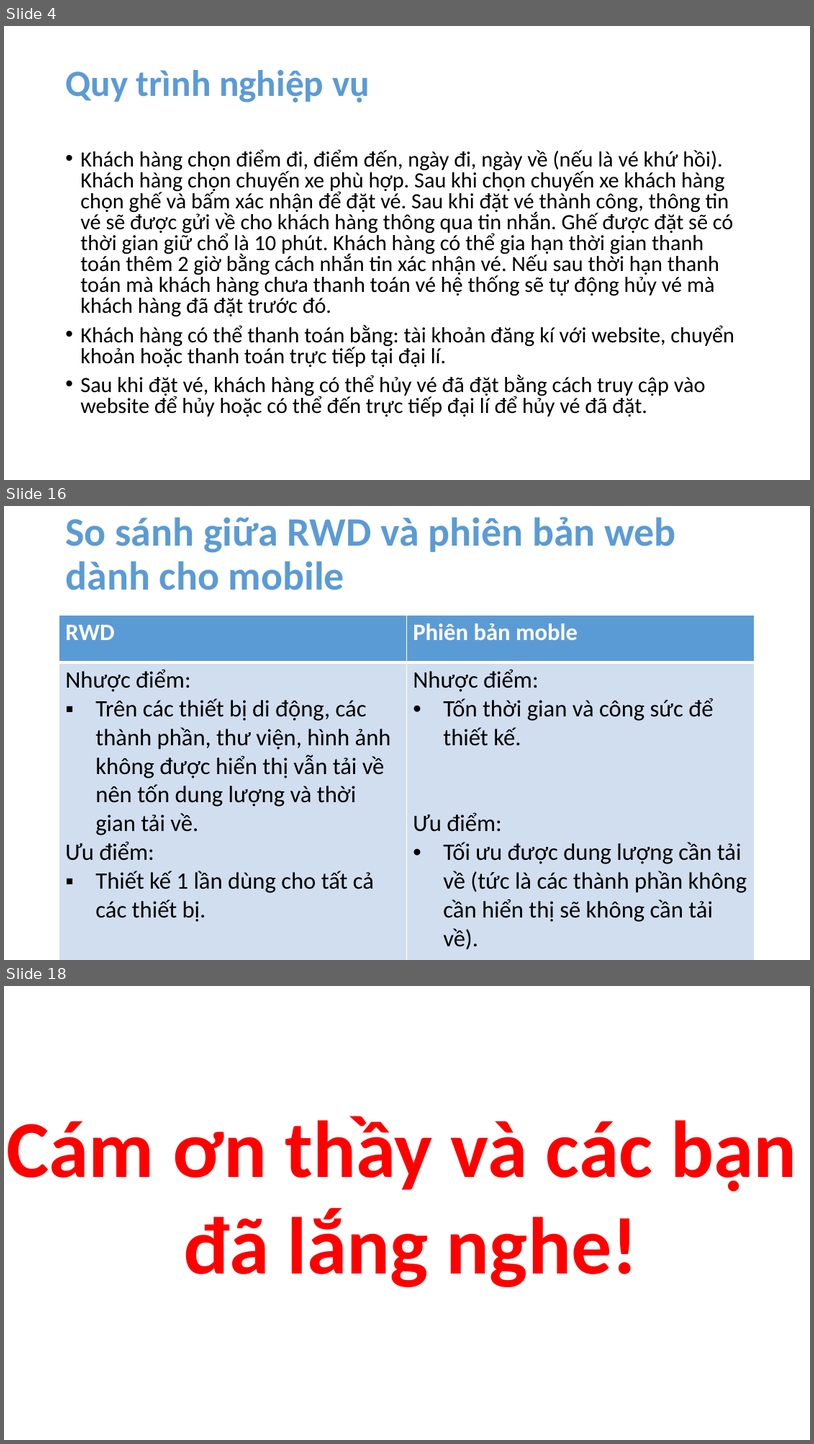
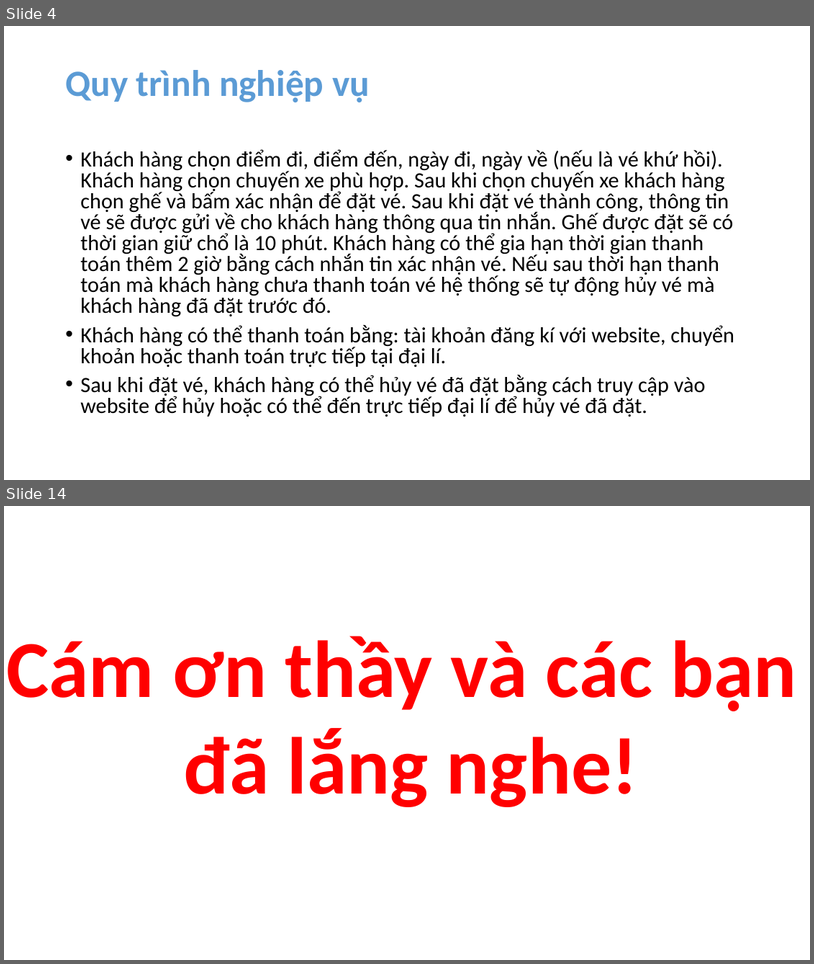
Before and after one commit to 12130010/ban-ve-xe, a slide deck: document/Presentation1.pptx. Shown one above the other, each under a label of ours: slides 4, 16 and 18 before the commit, slides 4 and 14 after it; the slides between them are not shown. The pictures are 814x1444 and 814x964 pixels, drawn with LibreOffice and Linux fonts; fonts in the diff are those of the drawing. Boxes give left, top, right and bottom in pixels: in the first picture for what was removed or moved away, otherwise in the second. Text is boxed around its words. In the diff, an @@ line names an element or a change of style, - is before the commit and + after.

```diff
--- a/document/Presentation1.pptx
+++ b/document/Presentation1.pptx
@@ slide 16 removed at bbox=[4, 506, 810, 960], background #FFFFFF @@
@@ title removed at bbox=[65, 517, 676, 590] @@
-So sánh giữa RWD và phiên bản web dành cho mobile
@@ table removed at bbox=[59, 615, 756, 960], 2 rows, 2 columns @@
-RWD | Phiên bản moble
-Nhược điểm: / Trên các thiết bị di động, các thành phần, thư viện, hình ảnh không được hiển thị vẫn tải về nên tốn dung lượng và thời gian tải về. / Ưu điểm: / Thiết kế 1 lần dùng cho tất cả các thiết bị. | Nhược điểm: / Tốn thời gian và công sức để thiết kế. / Ưu điểm: / Tối ưu được dung lượng cần tải về (tức là các thành phần không cần hiển thị sẽ không cần tải về).
@@ what was slide 18 is now slide 14 @@
```
Also in this commit, not shown: 9 slides changed, 2 slides added, 5 other slides removed.
